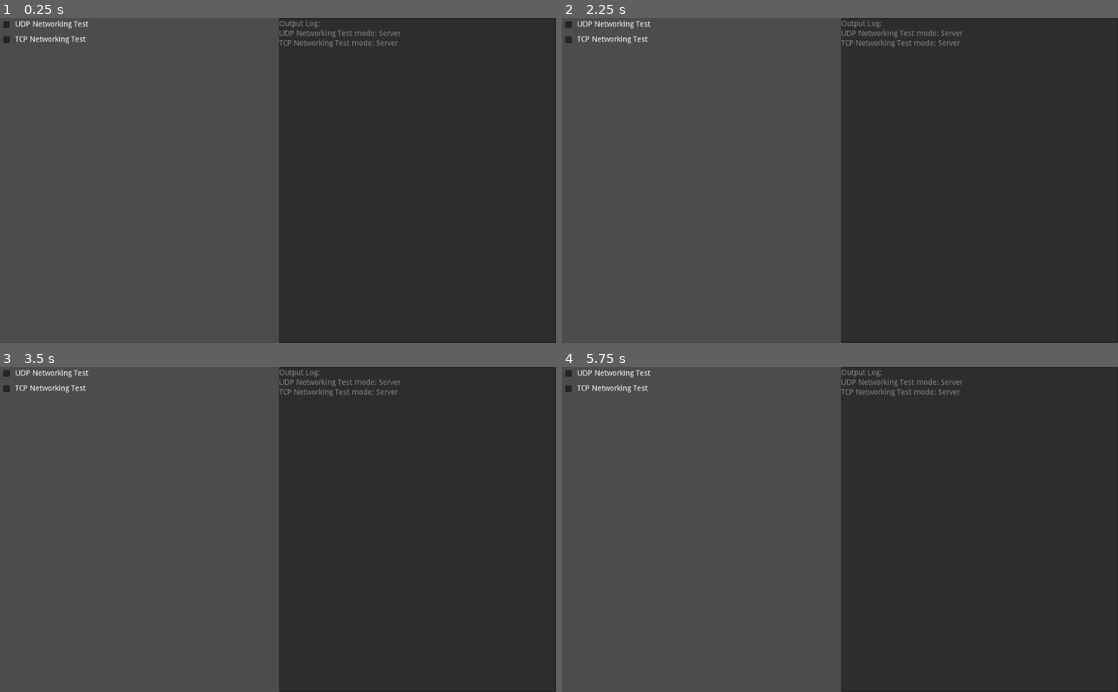
Above: before the commit, frames 1-4 (two rows, left to right).
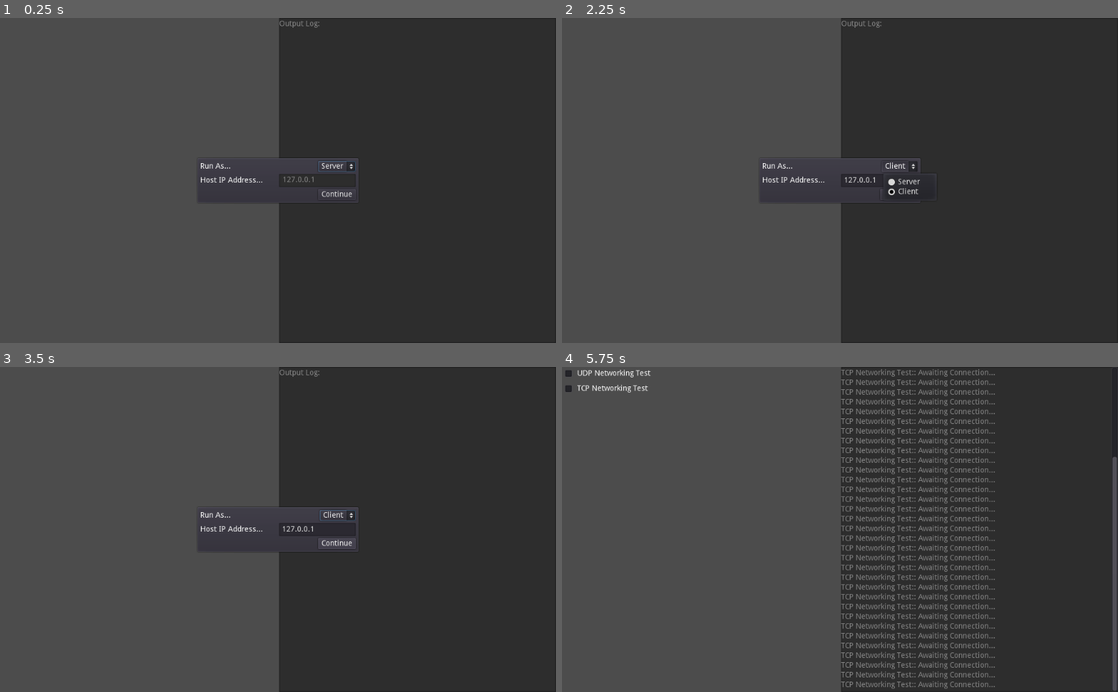
Above: after the commit, the same moments.

Repository: Eoin-ONeill-Yokai/godot-3.X-netsocket-test-project
Game: Godot game, scene res://main.tscn
Same seed, same stepped clock (60 frames per second), same inputs: the game is played once before the commit and once after it.
Inputs (mouse positions are in pixels of both pictures, inside the frame that each line leads up to):
- Up to frame 1 (0.25 s): no input
- Up to frame 2 (2.25 s): click (901, 167) at 0.5 s, where only the run after the commit has a clickable "Server"; click (901, 193) at 1.25 s, where only the run after the commit has a clickable "Continue"; click (901, 167) at 2 s, where only the run after the commit has a clickable "Client"
- Up to frame 3 (3.5 s): click (339, 542) at 2.75 s, where only the run after the commit has a clickable "Continue"
- Up to frame 4 (5.75 s): click (901, 516) at 3.5 s, where only the run after the commit has a clickable "Client"; click (901, 516) at 4.25 s, where only the run after the commit has a clickable "Client"; click (901, 542) at 5 s, where only the run after the commit has a clickable "Continue"

The runs differ from the first frame. In frame 1, 1.4% of the frame differs, in the area x 0-72%, y 0-57%; in frame 2, 1.3%; in frame 3, 1.5%; in frame 4, 6.6%, in the area x 50-100%, y 0-100%.
Error in both runs: Assertion failed.

Commit message:
Made adjustments to testing scene, added ability to choose server or client.

Diff:
--- a/main.tscn
+++ b/main.tscn
@@ -1,7 +1,8 @@
-[gd_scene load_steps=5 format=2]
+[gd_scene load_steps=6 format=2]
 
 [ext_resource path="res://tests/udp_test.tscn" type="PackedScene" id=1]
 [ext_resource path="res://tests/tcp_test.tscn" type="PackedScene" id=2]
+[ext_resource path="res://ui/run_mode_popup.tscn" type="PackedScene" id=3]
 
 [sub_resource type="GDScript" id=2]
 script/source = "extends Node
@@ -9,11 +10,12 @@
 export(Array, PackedScene) var Tests = []
 
 enum Mode {
+	UNDEFINED = -1,
 	SERVER = 0,
 	CLIENT = 1
 }
 
-var mode = Mode.SERVER
+var mode = Mode.UNDEFINED
 
 var ip = \"127.0.0.1\"
 
@@ -26,6 +28,22 @@
 				mode = Mode.SERVER
 			else:
 				mode = Mode.CLIENT
+
+	if mode == Mode.UNDEFINED:
+		var popup = get_node(\"%RunModePopup\")
+		popup.popup()
+		popup.connect(\"popup_hide\", self, \"_begin\")
+	else:
+		_begin()
+
+
+
+func _begin():
+	var popup = get_node(\"%RunModePopup\")
+	ip = popup.host_ip
+	mode = popup.mode
+
+	assert(mode != Mode.UNDEFINED)
 
 	for Test in Tests:
 		var test = Test.instance()
@@ -81,3 +99,6 @@
 size_flags_vertical = 3
 text = "Output Log:"
 readonly = true
+
+[node name="RunModePopup" parent="." instance=ExtResource( 3 )]
+unique_name_in_owner = true
--- a/tests/tcp_test.tscn
+++ b/tests/tcp_test.tscn
@@ -43,7 +43,8 @@
 		emit_signal(\"output\", test_description + \":: Client\")
 		role_object = StreamPeerTCP.new()
 		assert(role_object.connect_to_host(ip, port) == OK)
-		assert(role_object.get_status() != role_object.STATUS_NONE and role_object.get_status() != StreamPeerTCP.STATUS_ERROR)
+		assert(role_object.get_status() != StreamPeerTCP.STATUS_NONE)
+		assert(role_object.get_status() != StreamPeerTCP.STATUS_ERROR)
 
 		emit_signal(\"output\", test_description + \":: Connecting to server (\" + ip + \") via port: \" + str(port))
 
--- /dev/null
+++ b/ui/run_mode_popup.tscn
@@ -0,0 +1,112 @@
+[gd_scene load_steps=2 format=2]
+
+[sub_resource type="GDScript" id=1]
+script/source = "extends Popup
+
+enum Mode {
+	SERVER = 0,
+	CLIENT
+}
+
+var host_ip = \"127.0.0.1\"
+var mode : int = Mode.SERVER
+
+# Called when the node enters the scene tree for the first time.
+func _ready():
+	get_node(\"%ContinueButton\").connect(\"button_down\", self, \"hide\")
+	get_node(\"%ServerClientModal\").connect(\"item_selected\", self, \"_select_mode\")
+	get_node(\"%IpLineEdit\").connect(\"text_changed\", self, \"_ip_changed\")
+	get_node(\"%IpLineEdit\").text = host_ip
+	_update_ip_panel()
+
+func _update_ip_panel():
+	var enable_ip_panel = mode == Mode.CLIENT
+	var ip_line_edit = get_node(\"%IpLineEdit\")
+	ip_line_edit.editable = enable_ip_panel
+
+func _select_mode(p_index: int):
+	mode = p_index
+	_update_ip_panel()
+
+
+func _ip_changed(p_ip):
+	host_ip = p_ip
+"
+
+[node name="RunModePopup" type="Popup"]
+anchor_right = 1.0
+anchor_bottom = 1.0
+script = SubResource( 1 )
+
+[node name="CenterContainer" type="CenterContainer" parent="."]
+anchor_right = 1.0
+anchor_bottom = 1.0
+
+[node name="Panel" type="PanelContainer" parent="CenterContainer"]
+margin_left = 362.0
+margin_top = 293.0
+margin_right = 662.0
+margin_bottom = 307.0
+rect_min_size = Vector2( 300, 0 )
+
+[node name="VBoxContainer" type="VBoxContainer" parent="CenterContainer/Panel"]
+margin_left = 7.0
+margin_top = 7.0
+margin_right = 293.0
+margin_bottom = 79.0
+
+[node name="HBoxContainer" type="HBoxContainer" parent="CenterContainer/Panel/VBoxContainer"]
+margin_right = 286.0
+margin_bottom = 20.0
+
+[node name="Label" type="Label" parent="CenterContainer/Panel/VBoxContainer/HBoxContainer"]
+margin_top = 3.0
+margin_right = 213.0
+margin_bottom = 17.0
+size_flags_horizontal = 3
+text = "Run As..."
+
+[node name="ServerClientModal" type="OptionButton" parent="CenterContainer/Panel/VBoxContainer/HBoxContainer"]
+unique_name_in_owner = true
+margin_left = 217.0
+margin_right = 286.0
+margin_bottom = 20.0
+text = "Server"
+items = [ "Server", null, false, 0, null, "Client", null, false, 1, null ]
+selected = 0
+
+[node name="HBoxContainer2" type="HBoxContainer" parent="CenterContainer/Panel/VBoxContainer"]
+margin_top = 24.0
+margin_right = 286.0
+margin_bottom = 48.0
+
+[node name="Label" type="Label" parent="CenterContainer/Panel/VBoxContainer/HBoxContainer2"]
+margin_top = 5.0
+margin_right = 141.0
+margin_bottom = 19.0
+size_flags_horizontal = 3
+text = "Host IP Address..."
+
+[node name="IpLineEdit" type="LineEdit" parent="CenterContainer/Panel/VBoxContainer/HBoxContainer2"]
+unique_name_in_owner = true
+margin_left = 145.0
+margin_right = 286.0
+margin_bottom = 24.0
+size_flags_horizontal = 3
+
+[node name="HBoxContainer3" type="HBoxContainer" parent="CenterContainer/Panel/VBoxContainer"]
+margin_top = 52.0
+margin_right = 286.0
+margin_bottom = 72.0
+
+[node name="Control" type="Control" parent="CenterContainer/Panel/VBoxContainer/HBoxContainer3"]
+margin_right = 213.0
+margin_bottom = 20.0
+size_flags_horizontal = 3
+
+[node name="ContinueButton" type="Button" parent="CenterContainer/Panel/VBoxContainer/HBoxContainer3"]
+unique_name_in_owner = true
+margin_left = 217.0
+margin_right = 286.0
+margin_bottom = 20.0
+text = "Continue"
